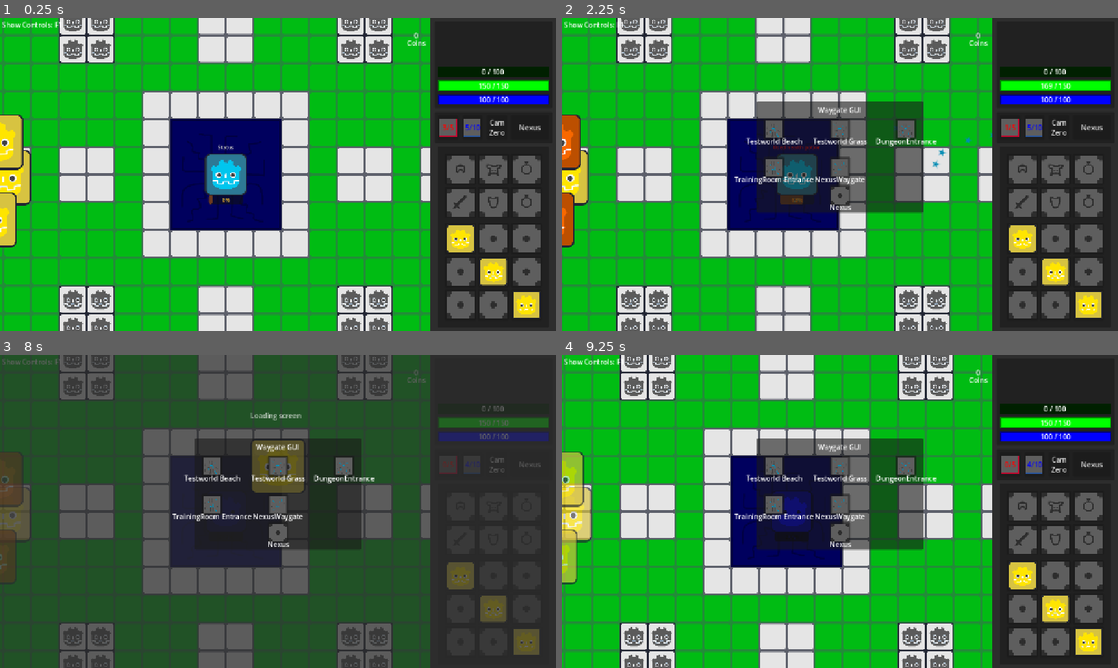
Above: before the commit, frames 1-4 (two rows, left to right).
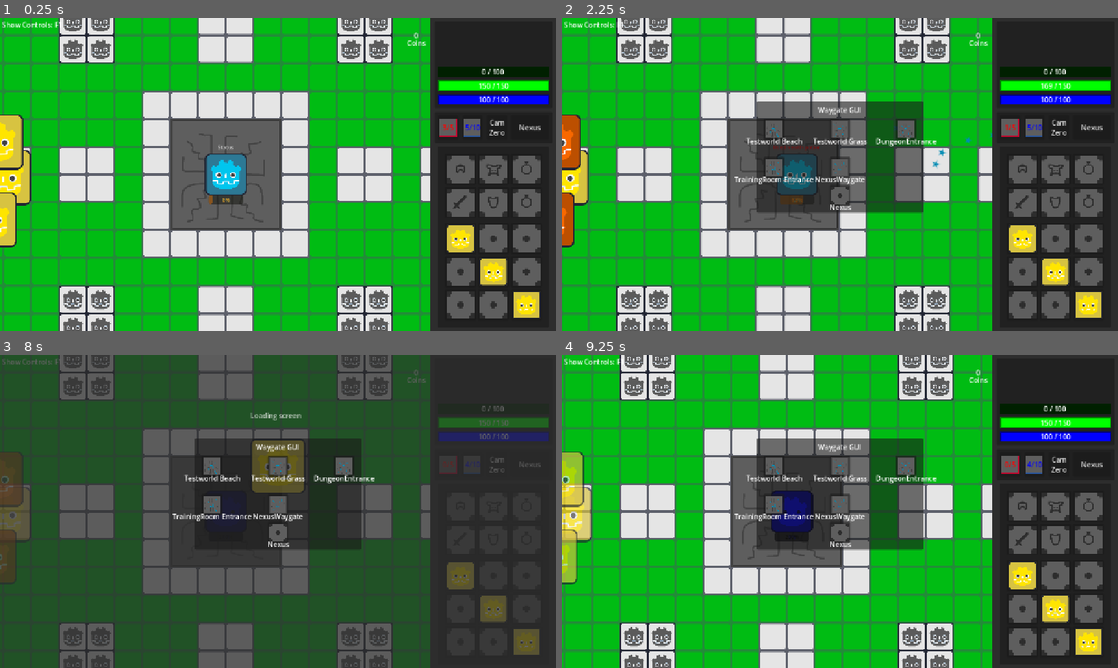
Above: after the commit, the same moments.

Repository: richiii999/ddd
Game: Godot game, scene res://Script Classes and Base Scenes/GameManager.tscn
Same seed, same stepped clock (60 frames per second), same inputs: the game is played once before the commit and once after it.
Inputs (mouse positions are in pixels of both pictures, inside the frame that each line leads up to):
- Up to frame 1 (0.25 s): no input
- Up to frame 2 (2.25 s): click "3/5" at 0.5 s; click "2/5" at 1.25 s; move the mouse to (789, 133) at 2.02 s; hold Right (right) from 2.03 s (still down); tap E (Interact) at 2.1 s
- Up to frame 3 (8 s): move the mouse to (166, 527) at 2.77 s; release Right (right) at 2.78 s; hold Down (down) 2.78-3.53 s; tap H (HPot) at 2.85 s; tap E (Interact) at 3.05, 3.6, 4.55, 5.3, 6.05, 6.8, 7.55 s; move the mouse to (333, 442) at 3.52 s; hold Right (right) 3.53-4.28 s; move the mouse to (250, 574) at 4.27 s; hold Up (up) 4.28-5.03 s; click (250, 574) at 4.35 s; move the mouse to (444, 558) at 5.02 s; hold Left (left) 5.03-6.53 s; tap Q (Loot) at 5.1 s; move the mouse to (111, 464) at 5.77 s; tap G (MPot) at 5.85 s; move the mouse to (305, 511) at 6.52 s; hold Down (down) 6.53-7.28 s; tap N (Nexus) at 6.6 s; move the mouse to (194, 433) at 7.27 s; hold Right (right) from 7.28 s (still down); right-click (194, 433) at 7.35 s
- Up to frame 4 (9.25 s): move the mouse to (962, 495) at 8.02 s; release Right (right) at 8.03 s; hold Up (up) 8.03-8.78 s; tap - (minus) at 8.1 s; tap E (Interact) at 8.3, 9.05 s; move the mouse to (728, 527) at 8.77 s; hold Right (right) from 8.78 s (still down); tap = (plus) at 8.85 s

The runs differ from the first frame. In frame 1, 6.1% of the frame differs, in the area x 30-51%, y 32-68%; in frame 2, 5.0%; in frame 3, 0.1%; in frame 4, 4.9%.

Commit message:
dialogue basically done

Diff:
--- a/Entity/Player/interactable.gd
+++ b/Entity/Player/interactable.gd
@@ -5,7 +5,8 @@
 	Interact.emit(P)
 
 func EnterOrExit(body : Node2D, enterOrExit): # Area2D Enter/Exit: Connect / disconnect signals for Players in range
-	get_parent().modulate = Color("BLUE") if enterOrExit else Color("WHITE") # Changes color when in Interact range #TODO make it a highlight outline
+	print(get_parent())
+	get_parent().self_modulate = Color("BLUE") if enterOrExit else Color("WHITE") # Changes color when in Interact range #TODO make it a highlight outline
 
 	if enterOrExit: body.Interact.connect(Interaction)
 	else: body.Interact.disconnect(Interaction)
--- a/Maps/NPC/DialogueTest.tscn
+++ b/Maps/NPC/DialogueTest.tscn
@@ -7,16 +7,16 @@
 [sub_resource type="CircleShape2D" id="CircleShape2D_ty5tp"]
 radius = 106.004715
 
-[node name="DialogueTest" type="Node2D" unique_id=61209940]
+[node name="Sprite2D" type="Sprite2D" unique_id=1821983141]
+texture = ExtResource("2_4fo1f")
 script = ExtResource("1_5av4h")
+repeatable = false
+dialogue = Array[String](["Hi im joe", "ur trash kid", "*dies*"])
 
 [node name="InteractComponent" parent="." unique_id=232981462 instance=ExtResource("1_ty5tp")]
 
 [node name="CollisionShape2D" type="CollisionShape2D" parent="InteractComponent" unique_id=890303438]
 shape = SubResource("CircleShape2D_ty5tp")
-
-[node name="Sprite2D" type="Sprite2D" parent="." unique_id=1821983141]
-texture = ExtResource("2_4fo1f")
 
 [node name="Nameplate" type="Label" parent="." unique_id=253969490]
 offset_left = -19.0
@@ -46,7 +46,7 @@
 offset_right = 82.0
 offset_bottom = 117.0
 theme_override_font_sizes/font_size = 12
-text = "NAME"
+text = "Joe"
 horizontal_alignment = 1
 vertical_alignment = 2
 
--- a/Maps/NPC/NPC.gd
+++ b/Maps/NPC/NPC.gd
@@ -2,21 +2,22 @@
 ## NPC: Controls interactability of the NPC, stores state info if any
 # NOTE: Interaction signal comes with a ref to player, hence the _Player param (trashing since we dont use it)
 
-var interactable:bool = true
+@export var interactable:bool = true
 func setInteractable(_Player, state:bool):
 	interactable = state
 	$InteractComponent/CollisionShape2D.set_deferred("disabled", not state) # Docs say to use defer
 	$InteractComponent.RemoveAllConnections() # Remove any leftover connections
 
-var repeatable:bool = true # Can the dialogue be repeated?
+@export var repeatable:bool = true # Can the dialogue be repeated?
 var currStep = -1 # Which dialogue string currently used?
-var dialogue: Array[String] = [
+@export var dialogue: Array[String] = [ # Change in editor for each NPC
 	"TEST1",
 	"TEST2",
 	"TEST3"
 ]
 
 func _ready():
+	setInteractable(null, interactable)
 	$InteractComponent.Interact.connect(DialogueStep)
 	$DialoguePanel/Timer.timeout.connect(DisplayDialogue.bind(false))
 
@@ -28,8 +29,13 @@
 # Step through the dialogue, displaying in a text box above the NPC
 func DialogueStep(_Player, step:int = -1):
 	currStep = currStep + 1 if (step == -1) else step # Go to next/specific step
-	if currStep > len(dialogue) - 1: currStep = 0 # Failsafe: go to 0 if > len
+	if currStep > len(dialogue) - 1:
+		push_error("IndexOOB on dialogue")
+		return
 
 	$DialoguePanel/Text.text = dialogue[currStep]
+	DisplayDialogue(true)
 
-	DisplayDialogue(true)
+	if currStep == len(dialogue) - 1: # Reached end of dialogue
+		if repeatable: currStep = -1
+		else: setInteractable(null, false)
